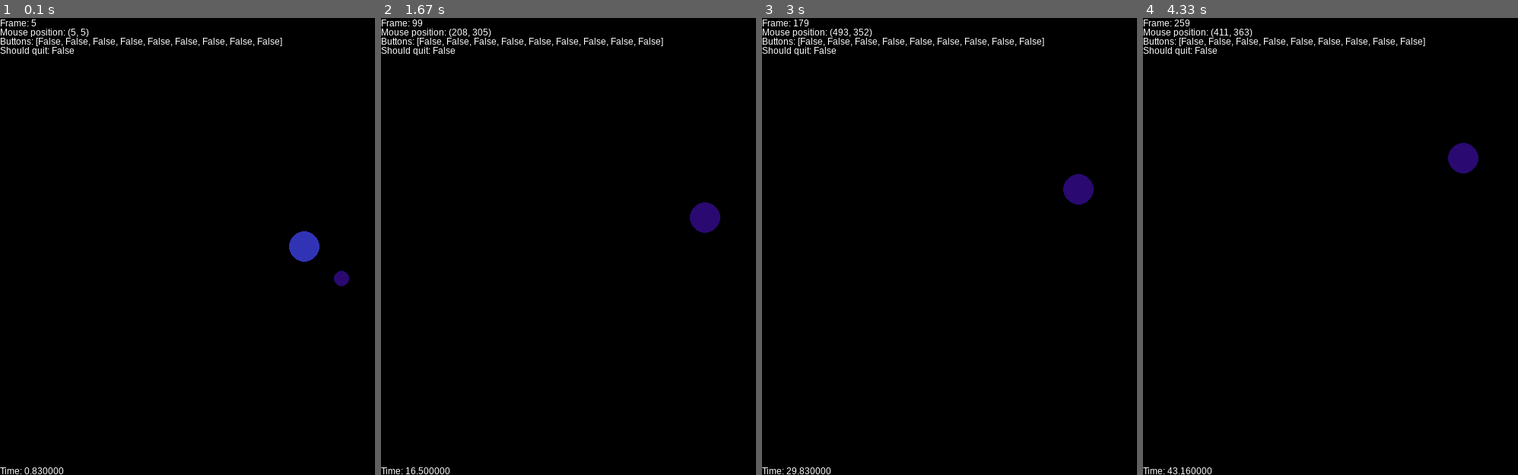
Above: before the commit, frames 1-4 (left to right).
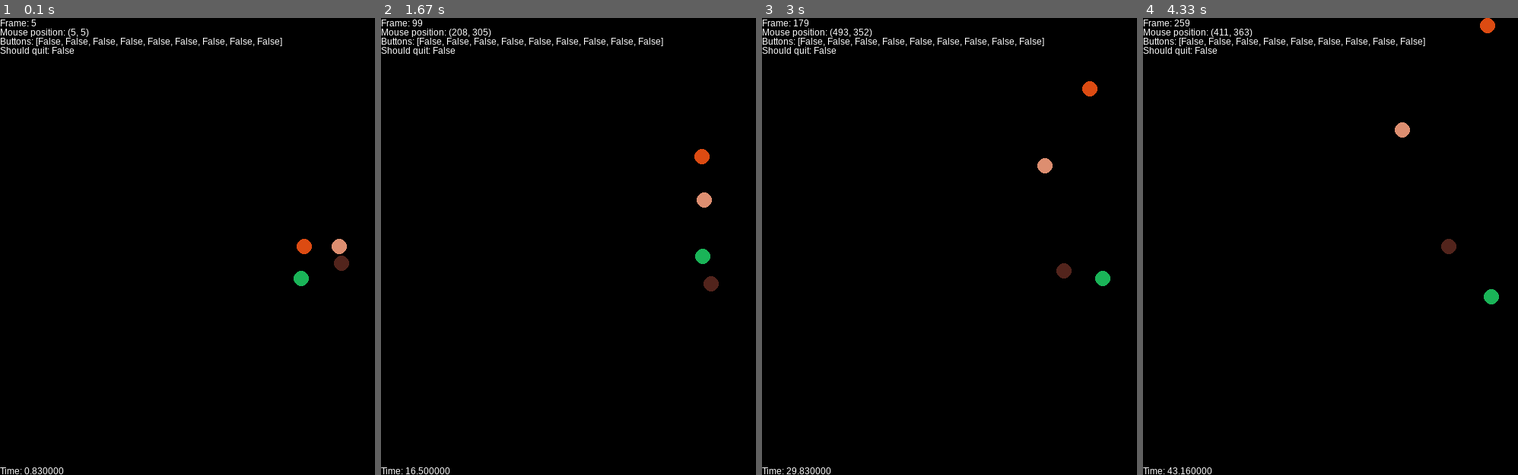
Above: after the commit, the same moments.

Repository: tiboras/IN104_Mathis_Miroux-Thibaud_Rasse
Game: pygame game, started from Project_TA/projet/main.py
Same seed, same stepped clock (60 frames per second), same inputs: the game is played once before the commit and once after it.
Inputs (mouse positions are in pixels of both pictures, inside the frame that each line leads up to):
- Up to frame 1 (0.1 s): no input
- Up to frame 2 (1.67 s): hold Right 0.33-0.8 s; move the mouse to (662, 264) at 0.37 s; hold Up 0.83-1.13 s; move the mouse to (outside the picture) at 0.87 s; hold Right 1.17-1.63 s; move the mouse to (538, 251) at 1.2 s
- Up to frame 3 (3 s): hold Left 1.67-2.2 s; move the mouse to (878, 177) at 1.7 s; hold Down 2.23-2.53 s; move the mouse to (outside the picture) at 2.27 s; hold Left 2.57-2.97 s; move the mouse to (1136, 287) at 2.6 s
- Up to frame 4 (4.33 s): hold Up 3-3.37 s; move the mouse to (1461, 91) at 3.03 s; hold Right 3.4-4.03 s; move the mouse to (1229, 232) at 3.43 s; hold Down from 4.07 s (still down); move the mouse to (1454, 292) at 4.1 s

The runs differ from the first frame. In frame 1, 0.8% of the frame differs, in the area x 77-94%, y 46-59%; in frame 2, 0.8%; in frame 3, 0.8%; in frame 4, 0.8%.

Commit message:
collsision mur terminé

Diff:
--- a/Project_TA/projet/main.py
+++ b/Project_TA/projet/main.py
@@ -22,7 +22,7 @@
 
 if __name__ == "__main__":
     #tuple(np.random.randint(256, size=3))
-    type=1
+    type=2
 
     if type==0:                                             #cas 1 pour présenter la satelisation
         b1 = Body(Vector2(0, 0),
--- a/Project_TA/projet/simulator/solvers/solver.py
+++ b/Project_TA/projet/simulator/solvers/solver.py
@@ -183,8 +183,8 @@
                 body2.vitesse=vp1*Rotation(thetap1,n) #vecteurs vitesse des corps
                 body1.vitesse=vp2*Rotation(thetap2,n)
                 milieu=(r1*body2.position+r2*body1.position)/R
-                body1.position=milieu+r2*e
-                body2.position=milieu-r1*e
+                body1.position=milieu+r1*e
+                body2.position=milieu-r2*e
                 body1.velocity=Vector2(vp1*np.cos(thetap1),vp1*np.sin(thetap1))
                 body2.velocity=Vector2(vp2*np.cos(thetap2),vp2*np.sin(thetap2))
 
@@ -198,12 +198,16 @@
     vy=body.velocity.get_y()
     if (p.get_x()*rapport-R)<-400:
         vx=-vx
+        p.set_x((-400+R)/rapport)
     if (p.get_y()*rapport-R)<-300:
         vy=-vy
+        p.set_y((-300+R)/rapport)
     if (p.get_x()*rapport+R)>400:
         vx=-vx
+        p.set_x((400-R)/rapport)
     if (p.get_y()*rapport+R)>300:
         vy=-vy
+        p.set_y((300-R)/rapport)
     body.velocity=Vector2(vx,vy)
 
 
